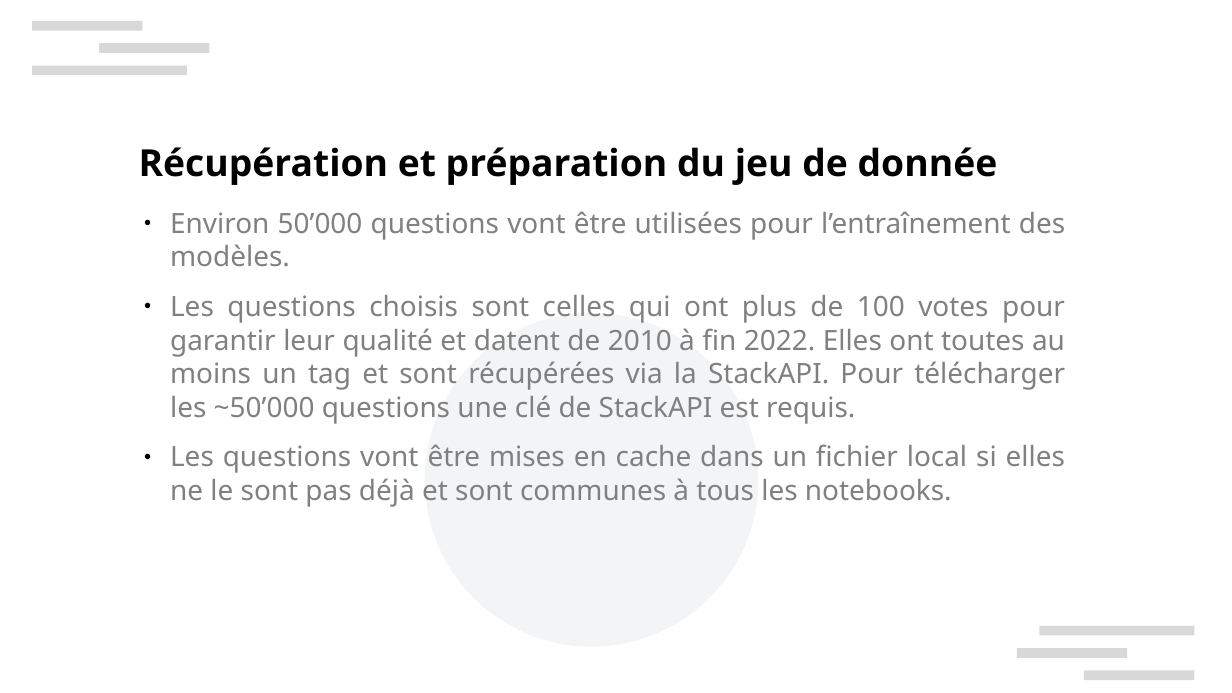
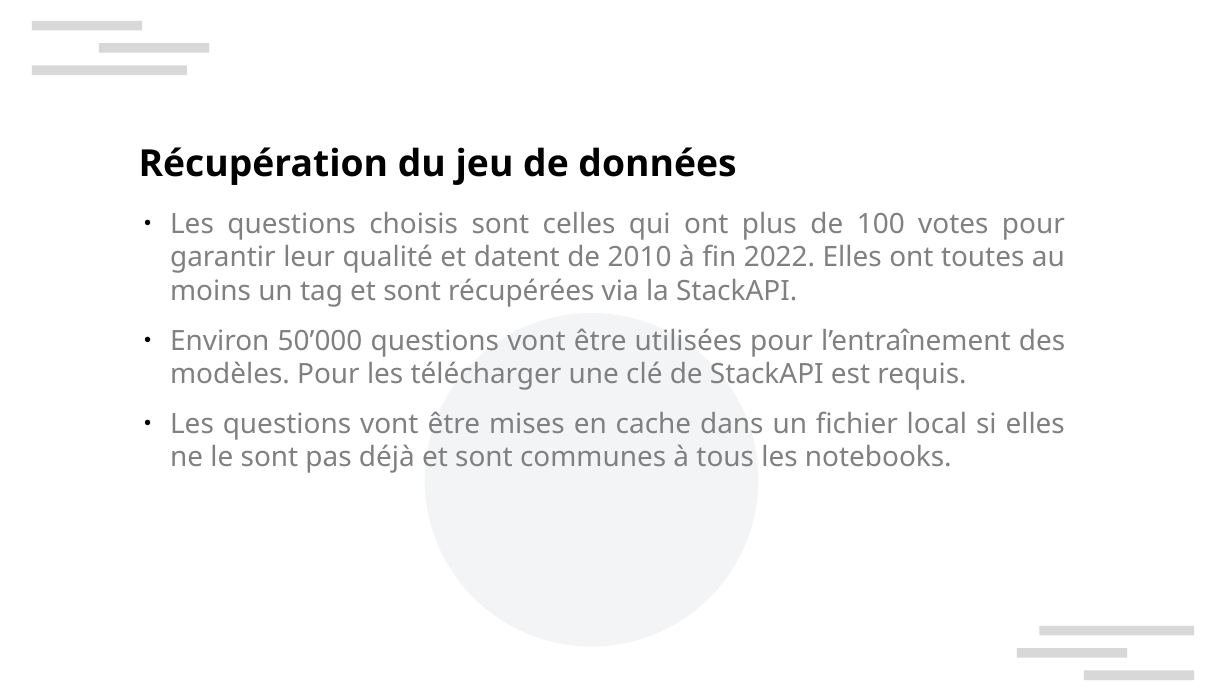
Before and after one commit to xbarrelet/ml-project-5, a slide deck: slide 4 of Barrelet_Xavier_7_presentation_082024.pptx. Drawn at 1232x693 pixels with LibreOffice and Linux fonts; fonts in the diff are those of the drawing; background and template pictures are left out. Boxes give left, top, right and bottom in pixels: in the first picture for what was removed or moved away, otherwise in the second. Text is boxed around its words. In the diff, an @@ line names an element or a change of style, - is before the commit and + after.

```diff
--- a/Barrelet_Xavier_7_presentation_082024.pptx
+++ b/Barrelet_Xavier_7_presentation_082024.pptx
@@ text at box(139, 147, 736, 185): text changed @@
-Récupération et préparation du jeu de donnée
+Récupération du jeu de données
@@ text at box(170, 212, 1065, 390): text changed @@
-● Environ 50’000 questions vont être utilisées pour l’entraînement des modèles.
-● Les questions choisis sont celles qui ont plus de 100 votes pour garantir leur qualité et datent de 2010 à fin 2022. Elles ont toutes au moins un tag et sont récupérées via la StackAPI. Pour télécharger les ~50’000 questions une clé de StackAPI est requis.
+● Les questions choisis sont celles qui ont plus de 100 votes pour garantir leur qualité et datent de 2010 à fin 2022. Elles ont toutes au moins un tag et sont récupérées via la StackAPI.
+● Environ 50’000 questions vont être utilisées pour l’entraînement des modèles. Pour les télécharger une clé de StackAPI est requis.
```
Also in this commit, not shown: 9 other slides changed, 6 other files.
